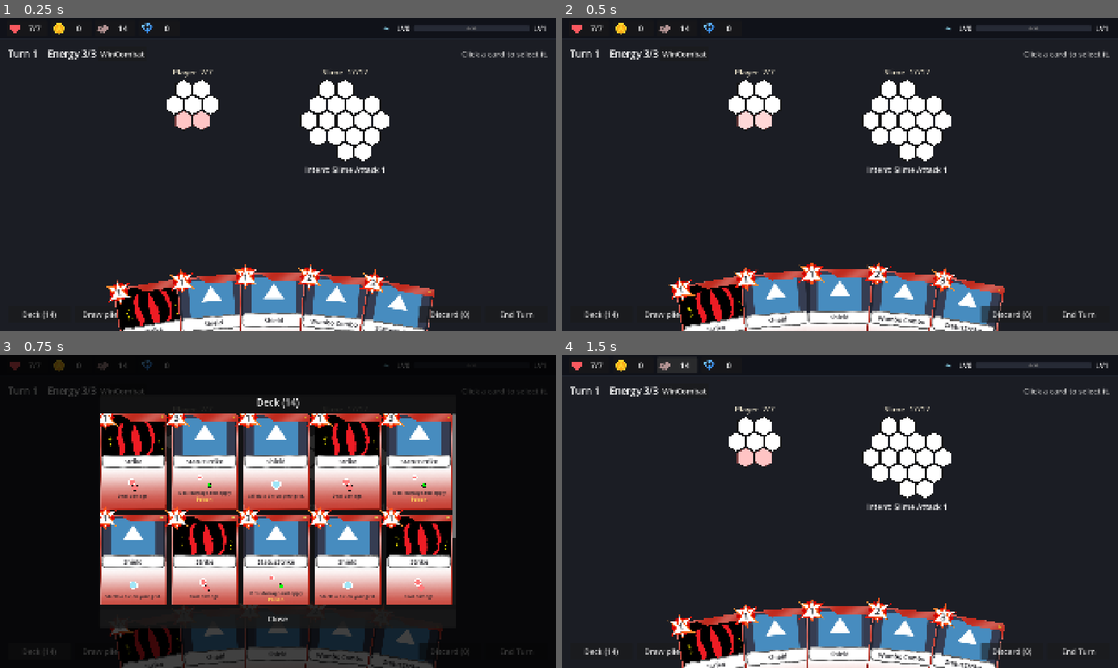
Above: before the commit, frames 1-4 (two rows, left to right).
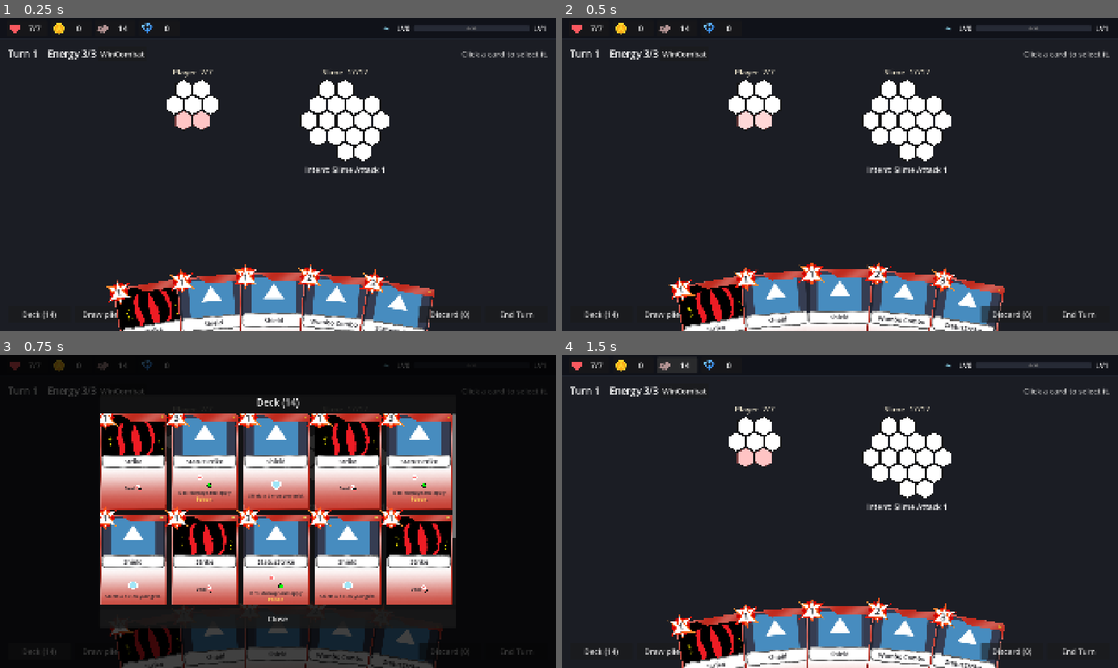
Above: after the commit, the same moments.

Repository: himaiayas/hex-sts
Game: Godot game, scene res://scenes/combat.tscn
Two runs of this game, one before a commit and one after it. Both use one fixed random seed, a clock stepped at 60 frames per second and the inputs below. This scene is started directly instead of the project's main scene. The engine's default icon, where the game draws it, is replaced by a stand-in: a white triangle on a blue panel in a dark square.
Inputs:
- Up to frame 1 (0.25 s): no input
- Up to frame 2 (0.5 s): no input
- Up to frame 3 (0.75 s): click "Deck (14)" at 0.5 s
- Up to frame 4 (1.5 s): click "14" at 1.25 s

Frames 1-2 are identical in both runs. In frame 3, 0.6% of the frame differs, in the area x 21-81%, y 39-79%; in frame 4, nothing differs.

Commit message:
fix: line text & grid card desc, and added card test scene

Diff:
--- /dev/null
+++ b/scenes/tests/card_gallery.tscn
@@ -0,0 +1,56 @@
+[gd_scene format=3 uid="uid://bv1n7snfv5it8"]
+
+[ext_resource type="Script" uid="uid://cvoy0bge2stdi" path="res://scripts/tests/card_gallery.gd" id="1_gallery"]
+
+[node name="CardGallery" type="Control" unique_id=1691035086]
+layout_mode = 3
+anchors_preset = 15
+anchor_right = 1.0
+anchor_bottom = 1.0
+grow_horizontal = 2
+grow_vertical = 2
+script = ExtResource("1_gallery")
+
+[node name="Background" type="ColorRect" parent="." unique_id=774585777]
+layout_mode = 1
+anchors_preset = 15
+anchor_right = 1.0
+anchor_bottom = 1.0
+grow_horizontal = 2
+grow_vertical = 2
+color = Color(0.0627451, 0.0705882, 0.0980392, 1)
+
+[node name="Margin" type="MarginContainer" parent="." unique_id=1439596308]
+layout_mode = 1
+anchors_preset = 15
+anchor_right = 1.0
+anchor_bottom = 1.0
+grow_horizontal = 2
+grow_vertical = 2
+theme_override_constants/margin_left = 48
+theme_override_constants/margin_top = 32
+theme_override_constants/margin_right = 48
+theme_override_constants/margin_bottom = 32
+
+[node name="Box" type="VBoxContainer" parent="Margin" unique_id=1546051262]
+layout_mode = 2
+theme_override_constants/separation = 24
+
+[node name="Scroll" type="ScrollContainer" parent="Margin/Box" unique_id=1531208401]
+layout_mode = 2
+size_flags_vertical = 3
+horizontal_scroll_mode = 0
+
+[node name="Pad" type="MarginContainer" parent="Margin/Box/Scroll" unique_id=1595007028]
+layout_mode = 2
+size_flags_horizontal = 3
+theme_override_constants/margin_left = 20
+theme_override_constants/margin_top = 20
+
+[node name="Grid" type="GridContainer" parent="Margin/Box/Scroll/Pad" unique_id=734897142]
+unique_name_in_owner = true
+layout_mode = 2
+size_flags_horizontal = 3
+theme_override_constants/h_separation = 40
+theme_override_constants/v_separation = 40
+columns = 6
--- a/scripts/cards/card_data/strike.gd
+++ b/scripts/cards/card_data/strike.gd
@@ -6,7 +6,7 @@
 	card_name = "Strike"
 	cost = 1
 	type = Enum.CardType.ATTACK
-	description = "{render:0}\nDeal damage."
+	description = "Deal {render:0}"
 	image = preload("res://assets/cards/cards/strike.png")
 	grid_actions = [
 		GridAction.new(Enum.TargetType.ENEMY, [
--- a/scripts/cards/pattern_view.gd
+++ b/scripts/cards/pattern_view.gd
@@ -12,21 +12,34 @@
 var action: GridAction
 
 
-func _init(_action: GridAction) -> void:
+## height > 0: an inline pattern that height tall and just as wide as it needs.
+func _init(_action: GridAction, height := 0.0) -> void:
 	action = _action
 	custom_minimum_size = BOX_SIZE
+	if height > 0:
+		var extent: Vector2 = _extent()[2]
+		var hex := minf(MAX_HEX_SIZE, height / extent.y)
+		custom_minimum_size = Vector2(ceilf(extent.x * hex), height)
 	mouse_filter = Control.MOUSE_FILTER_IGNORE
 
 
-func _draw() -> void:
-	# Measure the pattern with hex size 1, then scale it to fit.
+## [min, max, extent] of the pattern at hex size 1.
+func _extent() -> Array:
 	var min_p := Vector2.ZERO
 	var max_p := Vector2.ZERO
 	for t in action.tiles:
 		var p := HealthGridView.axial_to_pixel(t.coords + action.anchor, 1.0)
 		min_p = min_p.min(p)
 		max_p = max_p.max(p)
-	var extent := max_p - min_p + Vector2(HealthGridView.SQRT3, 2.0)  # a size-1 hex is sqrt3 wide, 2 tall
+	return [min_p, max_p, max_p - min_p + Vector2(HealthGridView.SQRT3, 2.0)]  # a size-1 hex is sqrt3 wide, 2 tall
+
+
+func _draw() -> void:
+	# Measure the pattern with hex size 1, then scale it to fit.
+	var bounds := _extent()
+	var min_p: Vector2 = bounds[0]
+	var max_p: Vector2 = bounds[1]
+	var extent: Vector2 = bounds[2]
 	var hex_size := minf(MAX_HEX_SIZE, minf(size.x / extent.x, size.y / extent.y))
 	var offset := size / 2 - (min_p + max_p) / 2 * hex_size
 
--- a/scripts/cards/render_card.gd
+++ b/scripts/cards/render_card.gd
@@ -13,7 +13,9 @@
 const STAR_MARGIN := Vector2(6, 1)  # from the card's top-right corner
 const NAME_FONT_SIZE := 22
 const COST_FONT_SIZE := 30
-const FONT_SIZE := 16  # description
+const INLINE_PATTERN_HEIGHT := 26.0  # a {render:N} that shares its line with text
+const INLINE_SPACING := 4  # between text and an inline pattern
+const FONT_SIZE :=16  # description
 const COLOR_DESCRIPTION := Color(0.117647, 0.117647, 0.137255)  # dark, like the name
 
 ## Background, name frame and outline images are 1034x1436 with the card drawn in this
@@ -49,6 +51,8 @@
 static var _keyword_regex := RegEx.create_from_string("\\{keyword:([^}]+)\\}")
 ## A line that is just {render:N}.
 static var _render_regex := RegEx.create_from_string("^\\{render:(\\d+)\\}$")
+## {render:N} anywhere in a line.
+static var _inline_render_regex := RegEx.create_from_string("\\{render:(\\d+)\\}")
 
 var card_data: BaseCard = Strike.new()
 
@@ -108,10 +112,11 @@
 	return card
 
 
-## Shrinks the description when it's taller than DESCRIPTION_RECT, keeping it centred.
+## Shrinks the description when it's taller or wider than DESCRIPTION_RECT, keeping it centred.
 static func _fit_description(box: VBoxContainer) -> void:
 	box.size = DESCRIPTION_RECT.size  # grows back to its minimum size if the content is bigger
-	var fit := minf(1.0, DESCRIPTION_RECT.size.y / maxf(1.0, box.size.y))
+	var fit := minf(1.0, minf(DESCRIPTION_RECT.size.x / maxf(1.0, box.size.x),
+		DESCRIPTION_RECT.size.y / maxf(1.0, box.size.y)))
 	box.scale = Vector2(fit, fit)
 	box.position = DESCRIPTION_RECT.position + Vector2((DESCRIPTION_RECT.size.x - box.size.x * fit) / 2.0, 0)
 
@@ -139,27 +144,61 @@
 	return found
 
 
-## One row per line: {render:N} draws grid_actions[N], anything else is text.
+## One row per line: a line that is just {render:N} draws grid_actions[N] full width;
+## {render:N} inside text draws it small, in a row with the text (that text doesn't wrap).
 static func _fill_description(box: VBoxContainer, data: BaseCard) -> void:
-	var keyword_bbcode := "[b][color=#%s]$1[/color][/b]" % COLOR_KEYWORD.to_html(false)
 	for line in data.get_description().split("\n"):
 		var render := _render_regex.search(line.strip_edges())
 		if render:
-			var index := render.get_string(1).to_int()
-			if index < data.grid_actions.size():
-				box.add_child(PatternView.new(data.grid_actions[index]))
-			else:
-				push_warning("%s has no grid action %d" % [data.card_name, index])
+			var action := _grid_action(data, render.get_string(1).to_int())
+			if action:
+				box.add_child(PatternView.new(action))
 			continue
-		var label := RichTextLabel.new()
-		label.bbcode_enabled = true
-		label.fit_content = true
-		label.scroll_active = false
-		label.autowrap_mode = TextServer.AUTOWRAP_WORD_SMART
-		label.horizontal_alignment = HORIZONTAL_ALIGNMENT_CENTER
-		label.mouse_filter = Control.MOUSE_FILTER_IGNORE
-		label.add_theme_font_size_override("normal_font_size", FONT_SIZE)
-		label.add_theme_font_size_override("bold_font_size", FONT_SIZE)
-		label.add_theme_color_override("default_color", COLOR_DESCRIPTION)
-		label.text = _keyword_regex.sub(line, keyword_bbcode, true)
-		box.add_child(label)
+		if not _inline_render_regex.search(line):
+			box.add_child(_text_label(line, true))
+			continue
+		var row := HBoxContainer.new()
+		row.alignment = BoxContainer.ALIGNMENT_CENTER
+		row.mouse_filter = Control.MOUSE_FILTER_IGNORE
+		row.add_theme_constant_override("separation", INLINE_SPACING)
+		var start := 0
+		for m in _inline_render_regex.search_all(line):
+			_add_inline_text(row, line.substr(start, m.get_start() - start))
+			var action := _grid_action(data, m.get_string(1).to_int())
+			if action:
+				var pattern := PatternView.new(action, INLINE_PATTERN_HEIGHT)
+				pattern.size_flags_vertical = Control.SIZE_SHRINK_CENTER
+				row.add_child(pattern)
+			start = m.get_end()
+		_add_inline_text(row, line.substr(start))
+		box.add_child(row)
+
+
+static func _grid_action(data: BaseCard, index: int) -> GridAction:
+	if index < data.grid_actions.size():
+		return data.grid_actions[index]
+	push_warning("%s has no grid action %d" % [data.card_name, index])
+	return null
+
+
+static func _add_inline_text(row: HBoxContainer, text: String) -> void:
+	if not text.strip_edges().is_empty():
+		var label := _text_label(text.strip_edges(), false)
+		label.size_flags_vertical = Control.SIZE_SHRINK_CENTER
+		row.add_child(label)
+
+
+## wrap: wraps to the description's width; otherwise as wide as its text.
+static func _text_label(text: String, wrap: bool) -> RichTextLabel:
+	var label := RichTextLabel.new()
+	label.bbcode_enabled = true
+	label.fit_content = true
+	label.scroll_active = false
+	label.autowrap_mode = TextServer.AUTOWRAP_WORD_SMART if wrap else TextServer.AUTOWRAP_OFF
+	label.horizontal_alignment = HORIZONTAL_ALIGNMENT_CENTER
+	label.mouse_filter = Control.MOUSE_FILTER_IGNORE
+	label.add_theme_font_size_override("normal_font_size", FONT_SIZE)
+	label.add_theme_font_size_override("bold_font_size", FONT_SIZE)
+	label.add_theme_color_override("default_color", COLOR_DESCRIPTION)
+	label.text = _keyword_regex.sub(text, "[b][color=#%s]$1[/color][/b]" % COLOR_KEYWORD.to_html(false), true)
+	return label
--- /dev/null
+++ b/scripts/tests/card_gallery.gd
@@ -0,0 +1,15 @@
+extends Control
+
+
+const RenderCard := preload("res://scripts/cards/render_card.gd")
+
+@onready var _grid: GridContainer = %Grid
+
+
+func _ready() -> void:
+	for card_class in CardPool.CARDS:
+		var slot := Control.new()
+		slot.custom_minimum_size = RenderCard.CARD_SIZE
+		slot.mouse_filter = Control.MOUSE_FILTER_IGNORE
+		slot.add_child(RenderCard.create_card(card_class.new()))
+		_grid.add_child(slot)
Not shown, added: scripts/tests/card_gallery.gd.uid
